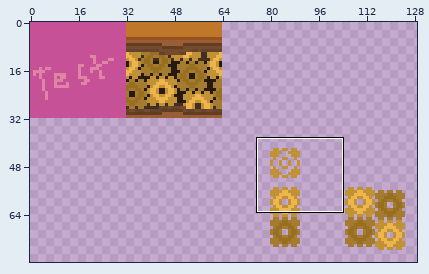
A pixel-art file gets an edit: Aseprite/MobileGame Tileset.aseprite. Above: a wide view before the commit, with the close-up outlined.
Close-up. Earlier state:
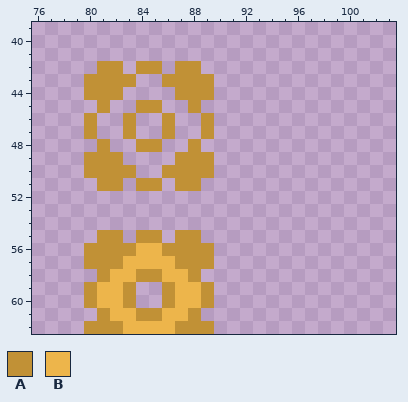
1000x1000 pixels, 1 frame. Colours within 5 levels of each other are drawn and written as one. Shown: x 76..103, y 39..62. The wide view leaves out empty margins. The commit also changed other parts of the picture, which this record leaves out.
Visible layers, top first: "Layer 1", "Layer 2".
Palette (. is transparent): A #c19136  B #edb54b
Pixels before, first column x 80:
42 .AA.AA.AA.
43 AAAA..AAAA
44 AAA....AAA
45 .A..AA..A.
46 A..A..A..A
47 A..A..A..A
48 .A..AA..A.
49 AAA....AAA
50 AAAA..AAAA
51 .AA.AA.AA.
52 ..........
53 ..........
54 ..........
55 .AA.AA.AA.
56 AAAABBAAAA
57 AAABBBBAAA
58 .ABBAABBA.
59 ABBA..ABBA
60 ABBA..ABBA
61 .ABBAABBA.
62 AAABBBBAAA
After the commit:
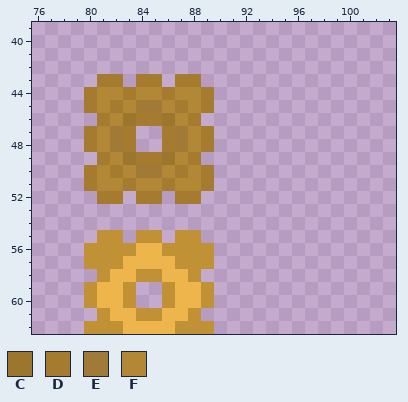
Colours new in this view: C #9c762c  D #a57c2f  E #a07a36  F #b28837
Difference:
layer "Layer 1" removed
Colour C now appears in row 49 at x 83 and 86.
The author changed colour A to colour C in row 46 at x 83 and 86.
Colour D now appears in row 43 at x 84 to 85; in row 44 at x 83 and 86; in row 45 at x 80, 82, 87 and 89; in row 46 at x 81, 84 to 85 and 88; in row 48 at x 80, 83, 86 and 89; in row 49 at x 84 to 85.
Colour D now appears in row 51 at x 80, 83, 86 and 89; in row 52 at x 81 to 82, 84 to 85 and 87 to 88.
The author changed colour A to colour D in row 43 at x 81 to 82 and 87 to 88; in row 44 at x 80 and 89; in row 47 at x 80, 83, 86 and 89; in row 49 at x 81 and 88; in row 50 at x 80, 82, 87 and 89.
Colour E now appears in rows 47 to 48 at x 82 and 87; in row 50 at x 84 to 85.
The author changed colour A to colour E in row 45 at x 84 to 85.
Colour F now appears in row 44 at x 84 to 85; in row 45 at x 83 and 86; in row 46 at x 82 and 87; in row 47 at x 81 and 88.
The author changed colour A to colour F in row 44 at x 81 to 82 and 87 to 88; in row 45 at x 81 and 88; in row 48 at x 81 and 88; in row 49 at x 82 and 87; in row 50 at x 81, 83, 86 and 88; in row 51 at x 81 to 82, 84 to 85 and 87 to 88.
The edit erases colour A in row 42 at x 81 to 82, 84 to 85 and 87 to 88; in row 43 at x 80, 83, 86 and 89; in row 46 at x 80 and 89; in row 48 at x 84 to 85; in row 49 at x 80 and 89.
